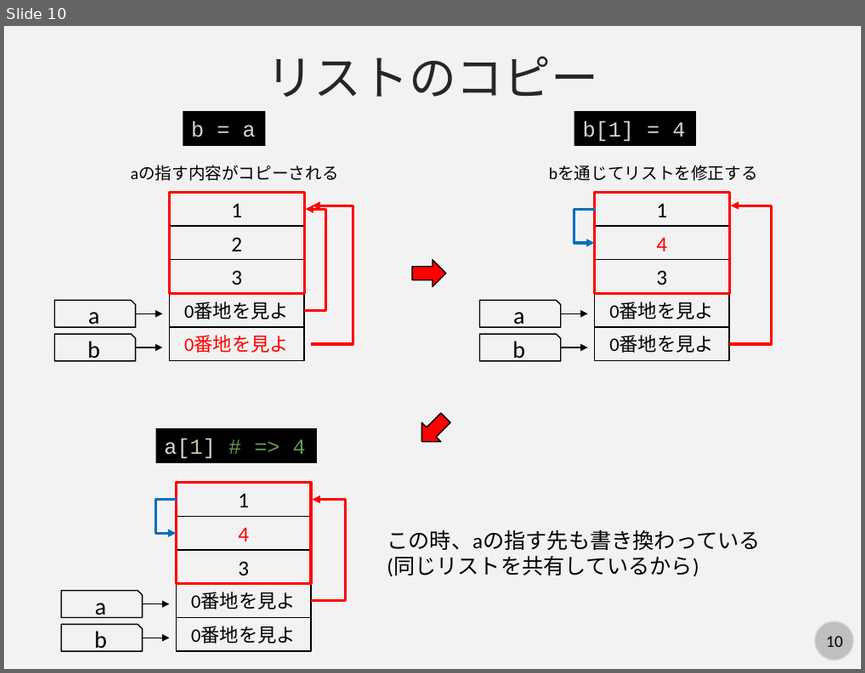
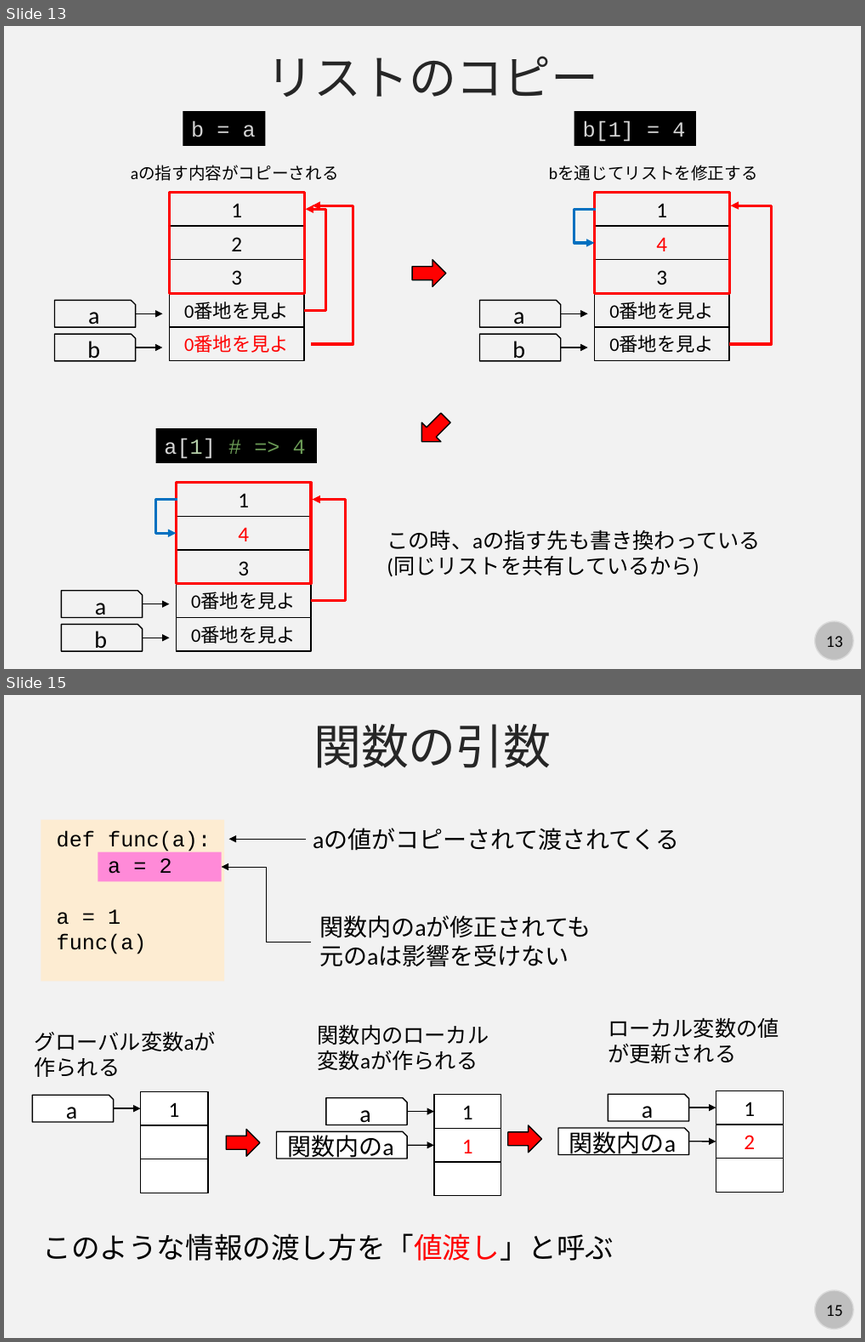
Before and after one commit to kaityo256/python_zero, a slide deck: list/fig/slide.pptx. Shown one above the other, each under a label of ours: slide 10 before the commit, slides 13 and 15 after it; the slides between them are not shown. The pictures are 865x673 and 865x1342 pixels, drawn with LibreOffice and Linux fonts; fonts in the diff are those of the drawing. Boxes give left, top, right and bottom in pixels: in the first picture for what was removed or moved away, otherwise in the second. Text is boxed around its words. In the diff, an @@ line names an element or a change of style, - is before the commit and + after.

```diff
--- a/list/fig/slide.pptx
+++ b/list/fig/slide.pptx
@@ slide 15 added at (4, 695, 861, 1338), background #F2F2F2; not listed: 2 template elements that a slide beside it also shows @@
@@ text added at (313, 724, 551, 768), 40 pt, text #262626 @@
+関数の引数
@@ rectangle added at (41, 819, 224, 981), fill #FDECD2 @@
@@ text added at (57, 831, 211, 954), 18 pt, text #000000 @@
+def func(a):
+a = 2
+a = 1
+func(a)
@@ arrow added from (307, 839) to (229, 839), #000000 1 pt @@
@@ text added at (313, 828, 679, 851), 20 pt, text #000000 @@
+aの値がコピーされて渡されてくる
@@ rectangle added at (98, 851, 221, 882), fill #FF8AD8 @@
@@ elbow arrow added from (311, 941) to (222, 867), #000000 0.5 pt @@
@@ text added at (319, 915, 591, 967), 20 pt, text #000000 @@
+関数内のaが修正されても
+元のaは影響を受けない
@@ text added at (318, 1024, 489, 1070), 18 pt, text #000000 @@
+関数内のローカル変数aが作られる
@@ text added at (608, 1017, 779, 1063), 18 pt, text #000000 @@
+ローカル変数の値が更新される
@@ text added at (34, 1031, 215, 1051), 18 pt, text #000000 @@
+グローバル変数aが作られる
@@ snip rect added at (32, 1095, 113, 1122), fill #FFFFFF, outline #000000 1 pt, 20 pt, text #000000 @@
+a
@@ rectangle added at (140, 1092, 208, 1125), fill #FFFFFF, outline #000000 1 pt, 18 pt, text #000000 @@
+1
@@ snip rect added at (326, 1098, 407, 1124), fill #FFFFFF, outline #000000 1 pt, 20 pt, text #000000 @@
+a
@@ rectangle added at (434, 1095, 501, 1128), fill #FFFFFF, outline #000000 1 pt, 18 pt, text #000000 @@
+1
@@ snip rect added at (608, 1095, 688, 1121), fill #FFFFFF, outline #000000 1 pt, 20 pt, text #000000 @@
+a
@@ rectangle added at (716, 1091, 783, 1124), fill #FFFFFF, outline #000000 1 pt, 18 pt, text #000000 @@
+1
@@ arrow added from (114, 1108) to (140, 1108), #000000 1 pt @@
@@ rectangle added at (140, 1125, 208, 1158), fill #FFFFFF, outline #000000 1 pt @@
@@ arrow added from (407, 1111) to (434, 1111), #000000 1 pt @@
@@ rectangle added at (434, 1128, 501, 1161), fill #FFFFFF, outline #000000 1 pt, 18 pt, text #FF0000 @@
+1
@@ right arrow added at (508, 1125, 541, 1151), fill #FF0000, outline #000000 1 pt @@
@@ snip rect added at (558, 1128, 688, 1154), fill #FFFFFF, outline #000000 1 pt, 20 pt, text #000000 @@
+関数内のa
@@ arrow added from (688, 1107) to (716, 1107), #000000 1 pt @@
@@ rectangle added at (716, 1124, 783, 1157), fill #FFFFFF, outline #000000 1 pt, 18 pt, text #FF0000 @@
+2
@@ right arrow added at (226, 1129, 259, 1155), fill #FF0000, outline #000000 1 pt @@
@@ snip rect added at (277, 1131, 407, 1157), fill #FFFFFF, outline #000000 1 pt, 20 pt, text #000000 @@
+関数内のa
@@ arrow added from (407, 1145) to (434, 1145), #000000 1 pt @@
@@ arrow added from (688, 1141) to (716, 1141), #000000 1 pt @@
@@ rectangle added at (140, 1158, 208, 1192), fill #FFFFFF, outline #000000 1 pt @@
@@ rectangle added at (434, 1162, 501, 1196), fill #FFFFFF, outline #000000 1 pt @@
@@ rectangle added at (716, 1157, 783, 1191), fill #FFFFFF, outline #000000 1 pt @@
@@ text added at (43, 1233, 614, 1260), 24 pt, text #000000 @@
+このような情報の渡し方を「値渡し」と呼ぶ
@@ what was slide 10 is now slide 13 @@
@@ page number at (826, 635, 843, 646): text changed @@
-10
+13
```
Also in this commit, not shown: 1 slide changed, 5 other slides added, 1 other file.
